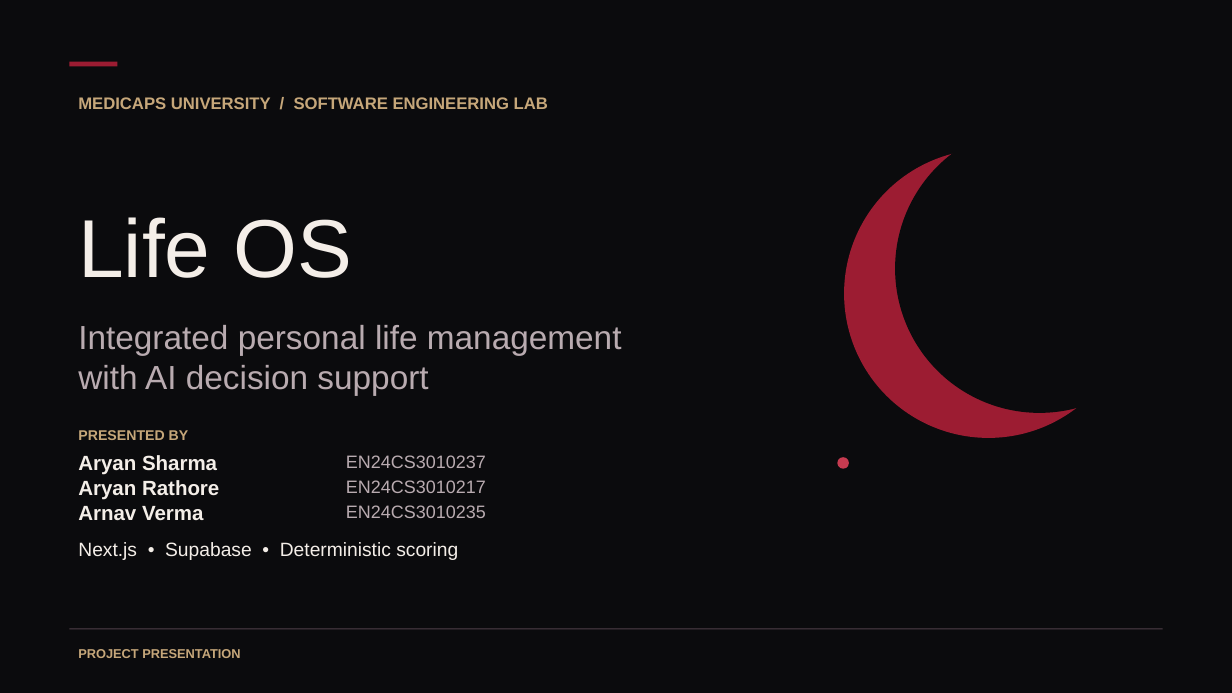
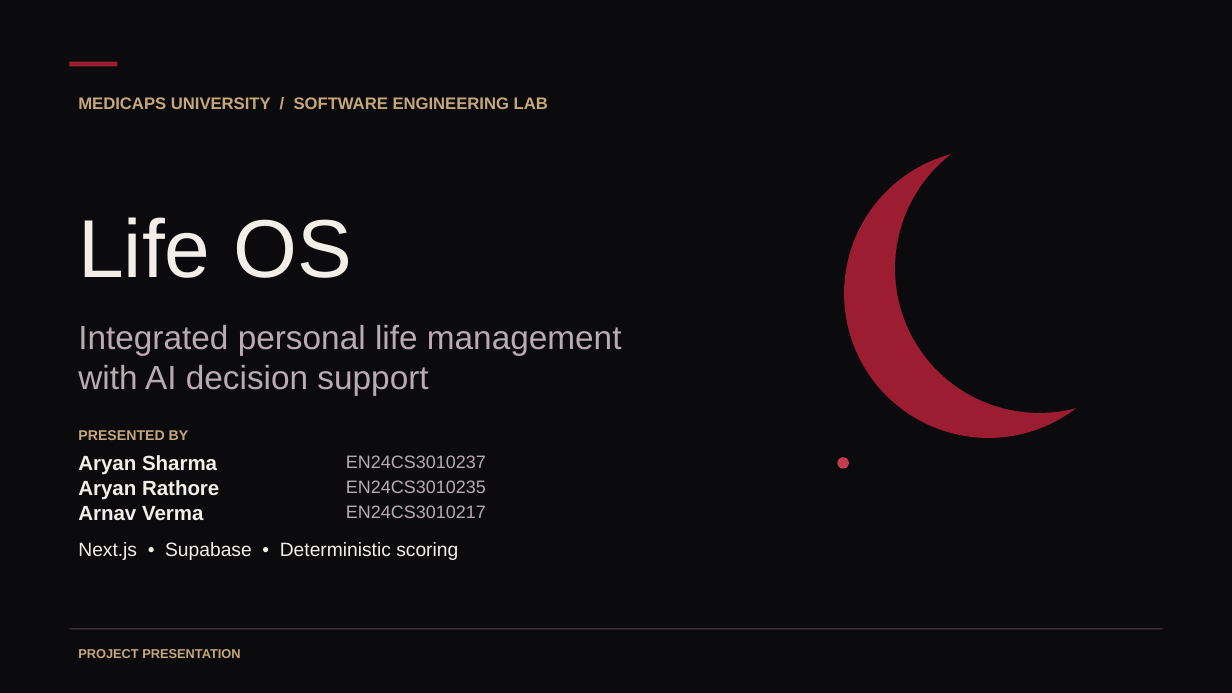
Before and after one commit to Aryan1846/life-os-academic-project, a slide deck: slide 1 of Life-OS-Presentation.pptx. Drawn at 1232x693 pixels with LibreOffice and Linux fonts; fonts in the diff are those of the drawing. Boxes give left, top, right and bottom in pixels: in the first picture for what was removed or moved away, otherwise in the second. Text is boxed around its words. In the diff, an @@ line names an element or a change of style, - is before the commit and + after.

Commit message:
Correct presenter roll number mapping

```diff
--- a/Life-OS-Presentation.pptx
+++ b/Life-OS-Presentation.pptx
@@ text "EN24CS3010235": place and size @@
-text "EN24CS3010235" at bbox=[346, 505, 486, 518]
+text "EN24CS3010235" at bbox=[346, 480, 486, 493]
@@ text "EN24CS3010217": place and size @@
-text "EN24CS3010217" at bbox=[346, 480, 486, 493]
+text "EN24CS3010217" at bbox=[346, 505, 486, 518]
```
